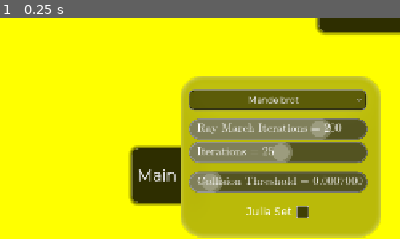
Above: before the commit, frame 1.
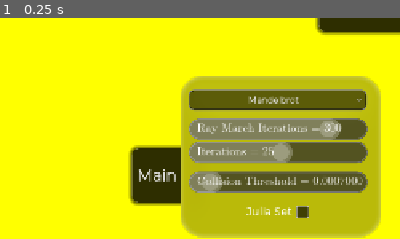
Above: after the commit, the same moment.

Repository: ADOGamedev/Fractals
Game: Godot game, scene res://scenes/mandelbulb_fractal.tscn
The game is run twice, just before and just after one commit, with the same random seed, the same clock (stepped at 60 frames per second) and the same inputs. This scene is started directly instead of the project's main scene.
Inputs:
- Up to frame 1 (0.25 s): no input
The pictures show only the part of the screen within x 50-100%, y 49-99%; the shares and areas given below are measured in that part.

The runs differ from the first frame. In frame 1, 0.4% of the frame differs, in the area x 77-86%, y 45-56%.
Error in both runs: Invalid assignment of property or key 'grad' with value of type 'Gradient' on a base object of type 'Nil'. (res://src/mandelbulb_fractal/mandelbulb_color_widge…

Commit message:
Version 2.1

Diff:
--- a/scenes/image_saver.tscn
+++ b/scenes/image_saver.tscn
@@ -60,9 +60,13 @@
 process_mode = 3
 z_index = 5
 layout_mode = 3
-anchors_preset = 15
-anchor_right = 1.0
-anchor_bottom = 1.0
+anchors_preset = 8
+anchor_left = 0.5
+anchor_top = 0.5
+anchor_right = 0.5
+anchor_bottom = 0.5
+offset_left = -142.0
+offset_right = 142.0
 grow_horizontal = 2
 grow_vertical = 2
 script = ExtResource("1_wd3pt")
@@ -203,15 +207,15 @@
 
 [node name="overwrite_dialog" type="PanelContainer" parent="." unique_id=1641257791]
 visible = false
-z_index = 5
+z_index = 40
 layout_mode = 1
 anchors_preset = 15
 anchor_right = 1.0
 anchor_bottom = 1.0
-offset_left = 27.0
-offset_top = 26.0
-offset_right = -22.0
-offset_bottom = -27.0
+offset_left = -25.0
+offset_top = -104.0
+offset_right = 28.0
+offset_bottom = 106.0
 grow_horizontal = 2
 grow_vertical = 2
 mouse_filter = 2
@@ -219,14 +223,14 @@
 
 [node name="VBoxContainer" type="VBoxContainer" parent="overwrite_dialog" unique_id=1037572753]
 process_mode = 3
-z_index = 5
+z_index = 40
 layout_mode = 2
 theme_override_constants/separation = 31
 alignment = 1
 
 [node name="Label" type="Label" parent="overwrite_dialog/VBoxContainer" unique_id=117356230]
 process_mode = 3
-z_index = 5
+z_index = 40
 layout_mode = 2
 theme = ExtResource("2_wd3pt")
 theme_override_fonts/font = SubResource("FontVariation_irtgy")
@@ -237,12 +241,12 @@
 
 [node name="HBoxContainer" type="HBoxContainer" parent="overwrite_dialog/VBoxContainer" unique_id=1560005981]
 process_mode = 3
-z_index = 5
+z_index = 40
 layout_mode = 2
 
 [node name="overwrite_cancel_button" type="Button" parent="overwrite_dialog/VBoxContainer/HBoxContainer" unique_id=359163353]
 process_mode = 3
-z_index = 5
+z_index = 40
 layout_mode = 2
 size_flags_horizontal = 3
 theme = ExtResource("2_wd3pt")
@@ -250,7 +254,7 @@
 
 [node name="overwrite_accept_button" type="Button" parent="overwrite_dialog/VBoxContainer/HBoxContainer" unique_id=1838366494]
 process_mode = 3
-z_index = 5
+z_index = 40
 layout_mode = 2
 size_flags_horizontal = 3
 theme = ExtResource("2_wd3pt")
--- a/scenes/mandelbulb_fractal.tscn
+++ b/scenes/mandelbulb_fractal.tscn
@@ -152,7 +152,7 @@
 variable_name = "Ray March Iterations"
 integer = true
 exp_edit = true
-curr_value = 200.0
+curr_value = 300.0
 exp_maximum = 3000
 
 [node name="HSlider" parent="CanvasLayer/main_panel/PanelContainer/VBoxContainer/ray_march_iterations" index="0" unique_id=1601533653]
@@ -336,7 +336,7 @@
 offset_top = 21.0
 offset_right = -844.0
 offset_bottom = -469.0
-initial_complex_num = Vector3(0.5, 0.3, 0.4)
+initial_complex_num = Vector3(0, 8.9, 0)
 variable_name = "c"
 
 [node name="disabled" parent="CanvasLayer/constant" index="1" unique_id=310232362]
@@ -460,6 +460,7 @@
 
 [node name="UtilitiesPanel" parent="CanvasLayer" unique_id=990072235 instance=ExtResource("11_4fdp8")]
 
+[connection signal="item_selected" from="CanvasLayer/main_panel/PanelContainer/VBoxContainer/fractals_option_button" to="." method="_on_fractals_option_button_item_selected"]
 [connection signal="restart_camera" from="CanvasLayer/UtilitiesPanel" to="." method="_on_utilities_panel_restart_camera"]
 
 [editable path="CanvasLayer/main_panel/PanelContainer/VBoxContainer/ray_march_iterations"]
--- a/src/mandelbulb_fractal/mandelbulb_fractal.gd
+++ b/src/mandelbulb_fractal/mandelbulb_fractal.gd
@@ -2,12 +2,15 @@
 
 var MANDELBOX_INDEX = 2
 
+var MANDELBULB_DEFAULT_C = Vector3(0, -1, 0)
+var MANDELBOX_DEFAULT_C = Vector3(0, 8.9, 0)
 
 var MOVE_SPEED_FACTOR = 1.05
 @export var camera_move_speed = 3
 @export var sensitivity = 0.003
 
 var DEFAULT_CAMERA_POSITION = Vector3(0, 0, -3)
+var DEFAULT_CAMERA_SPEED = 3
 var DEFAULT_CAMERA_YAW = 0
 var DEFAULT_CAMERA_PITCH = 0
 
@@ -44,6 +47,9 @@
 
 func _ready() -> void:
 	mandelbulb_color_widget.set_gradient_repetition_target_value(ray_march_iterations.get_value())
+
+	constant.set_initial_complex_num(MANDELBULB_DEFAULT_C)
+	constant.set_target_complex_num(MANDELBULB_DEFAULT_C)
 
 func _process(delta: float) -> void:
 	Global.current_shader_material = material
@@ -78,12 +84,12 @@
 	material.set_shader_parameter("julia", julia)
 	material.set_shader_parameter("exponent", exp.get_value())
 
-	material.set_shader_parameter("lower_bound", lower_bound.get_value())
-
 	z.set_disabled(julia)
 	constant.set_disabled(!julia)
 	z.get_node("InOutWidget").set_button_disabled(julia)
 	constant.get_node("InOutWidget").set_button_disabled(!julia)
+
+	material.set_shader_parameter("lower_bound", lower_bound.get_value())
 
 	material.set_shader_parameter("initial_z", z.get_complex_num())
 	material.set_shader_parameter("constant_c", constant.get_complex_num())
@@ -106,6 +112,7 @@
 	mandelbox_parameters.get_node("InOutWidget").set_button_disabled(!mandelbox)
 
 
+
 func update_camera_transform(delta: float) -> void:
 	var cp = cos(camera_pitch)
 	var sp = sin(camera_pitch)
@@ -158,6 +165,8 @@
 
 
 func reset_camera() -> void:
+	camera_move_speed = DEFAULT_CAMERA_SPEED
+
 	var tween := create_tween().set_parallel(true)
 
 	tween.tween_property(self, "camera_position", DEFAULT_CAMERA_POSITION, 0.15)
@@ -191,3 +200,12 @@
 
 func _on_utilities_panel_restart_camera() -> void:
 	reset_camera()
+
+
+func _on_fractals_option_button_item_selected(index: int) -> void:
+	if index == MANDELBOX_INDEX:
+		constant.set_initial_complex_num(MANDELBOX_DEFAULT_C)
+		constant.set_target_complex_num(MANDELBOX_DEFAULT_C)
+	else:
+		constant.set_initial_complex_num(MANDELBULB_DEFAULT_C)
+		constant.set_target_complex_num(MANDELBULB_DEFAULT_C)
--- a/src/mandelbulb_fractal/mandelbulb_fractal.gdshader
+++ b/src/mandelbulb_fractal/mandelbulb_fractal.gdshader
@@ -42,24 +42,15 @@
 uniform float mandelbox_r = 0.5;
 uniform float mandelbox_or = 1.0;
 
-void sphereFold(inout vec3 z, inout float dz) {
-    float r2 = dot(z, z);
-    float min_r2 = mandelbox_r * mandelbox_r;
-    float fixed_r2 = mandelbox_or * mandelbox_or;
-
-    float factor = fixed_r2 / clamp(r2, min_r2, fixed_r2);
-
-    z *= factor;
-    dz *= factor;
-}
-
 
 // ------------------Signed Distance Functions------------------ //
 float sdMandelbulb(vec3 pos) {
 	vec3 z = initial_z;
 	float dr = 1.0;
 	float r = 0.0;
-	for (int i = 0; i < int(iterations); i++) {
+	int max_i = int(iterations);
+
+	for (int i = 0; i < max_i; i++) {
 		r = length(z);
 		if (r < 0.0000001) {
             r = 0.0000001;
@@ -89,7 +80,9 @@
 	vec3 z = pos;
 	float dr = 1.0;
 	float r = 0.0;
-	for (int i = 0; i < int(iterations); i++) {
+	int max_i = int(iterations);
+
+	for (int i = 0; i < max_i; i++) {
 		r = length(z);
 		if (r < 0.000001) {
             r = 0.000001;
@@ -99,7 +92,7 @@
 		// convert to polar coordinates
 		float theta = acos(z.z/r);
 		float phi = atan(z.y,z.x);
-		dr =  pow(r, exponent-1.0) * exponent * dr + 1.0;
+		dr =  pow(r, exponent-1.0) * exponent * dr + 1.;
 
 		// scale and rotate the point
 		float zr = pow( r,exponent);
@@ -111,22 +104,24 @@
 		z += constant_c;
 	}
 
-	return 0.5*log(r)*r/dr;
+	float lr = log(max(r, 1e-6));
+    return 0.5 * lr * r / dr;
 }
 
 float sdMandelbox(vec3 pos) {
 	vec3 z = initial_z;
 	float s = mandelbox_s;
 	float dr = 1.0;
+	float r2;
 
 	float min_r2 = mandelbox_r * mandelbox_r;
     float fixed_r2 = mandelbox_or * mandelbox_or;
     int max_i = int(iterations);
 
-	for (int n = 0; n < int(iterations); n++) {
+	for (int n = 0; n < max_i; n++) {
         z = clamp(mandelbox_f * z, -1.0, 1.0) * 2.0 - mandelbox_f * z;
 
-        float r2 = dot(z, z);
+        r2 = dot(z, z);
         if (r2 > 400.0) break;
 
         float factor = fixed_r2 / clamp(r2, min_r2, fixed_r2);
@@ -134,26 +129,26 @@
         dr *= factor;
 
         z = s * z + pos;
-        dr = dr * abs(s) + 1.0;
-	}
-
-	float r = length(z);
-	return r / abs(dr);
+        dr = dr * abs(s) + 1.;
+	}
+
+	return sqrt(r2) / abs(dr);
 }
 
 float sdJuliaMandelbox(vec3 pos) {
 	vec3 z = pos;
 	float s = mandelbox_s;
 	float dr = 1.0;
+	float r2;
 
 	float min_r2 = mandelbox_r * mandelbox_r;
     float fixed_r2 = mandelbox_or * mandelbox_or;
     int max_i = int(iterations);
 
-	for (int n = 0; n < int(iterations); n++) {
+	for (int n = 0; n < max_i; n++) {
         z = clamp(mandelbox_f * z, -1.0, 1.0) * 2.0 - mandelbox_f * z;
 
-        float r2 = dot(z, z);
+       r2 = dot(z, z);
         if (r2 > 400.0) break;
 
         float factor = fixed_r2 / clamp(r2, min_r2, fixed_r2);
@@ -164,8 +159,7 @@
         dr = dr * abs(s) + 1.0;
 	}
 
-	float r = length(z);
-	return r / abs(dr);
+	return sqrt(r2) / abs(dr);
 }
 
 // ------------------OP Funtions------------------ //
@@ -209,10 +203,10 @@
 
 float map(in vec3 p) {
 	if (mandelbox) {
-		p *= mandelboox_space_scale;
+		//p *= mandelboox_space_scale;
 		float d = julia ? sdJuliaMandelbox(p) : sdMandelbox(p);
 
-		return abs(d) / mandelboox_space_scale;
+		return abs(d);
 	}
 
 	return julia ? sdJuliaMandelbulb(p) : sdMandelbulb(p);
@@ -233,8 +227,10 @@
 void fragment() {
 	vec2 uv = (UV - vec2(0.5)) * vec2(ratio, -1.) * scale;
 	float iters;
-	float dt = mandelbox ? 0.02 : 3.;
-
+
+	float d_factor = mandelbox ? (julia ? 0.5 : 1.) : 0.7;
+
+	vec3 camera_position = camPos * (mandelbox ? mandelboox_space_scale : 1.);
 	vec3 rayDir = normalize(
     	camDir +
     	uv.x * camRight +
@@ -245,9 +241,11 @@
 	float t = 0.;
 	bool hit = false;
 
-	for (int i = 0; i < int(ray_march_iterations); i++) {
-    	rayPos = camPos + rayDir * t;
-    	float d = false ? map(rayPos) * mandelboox_space_scale : map(rayPos);
+	int max_i = int(ray_march_iterations);
+
+	for (int i = 0; i < max_i; i++) {
+    	rayPos =  camera_position + rayDir * t;
+    	float d = map(rayPos);
 
 		iters = fract(float(i) / float(gradient_repetition));
 	    if (d < lower_bound) {
@@ -255,11 +253,11 @@
         	break;
     	}
 
-    	if (d > upper_bound) {
+    	if (t > upper_bound) {
         	break;
     	}
 
-    	t += clamp(d, lower_bound, dt);
+    	t += d * d_factor;
 	}
 
 	if (hit || !single_color_bg) {
